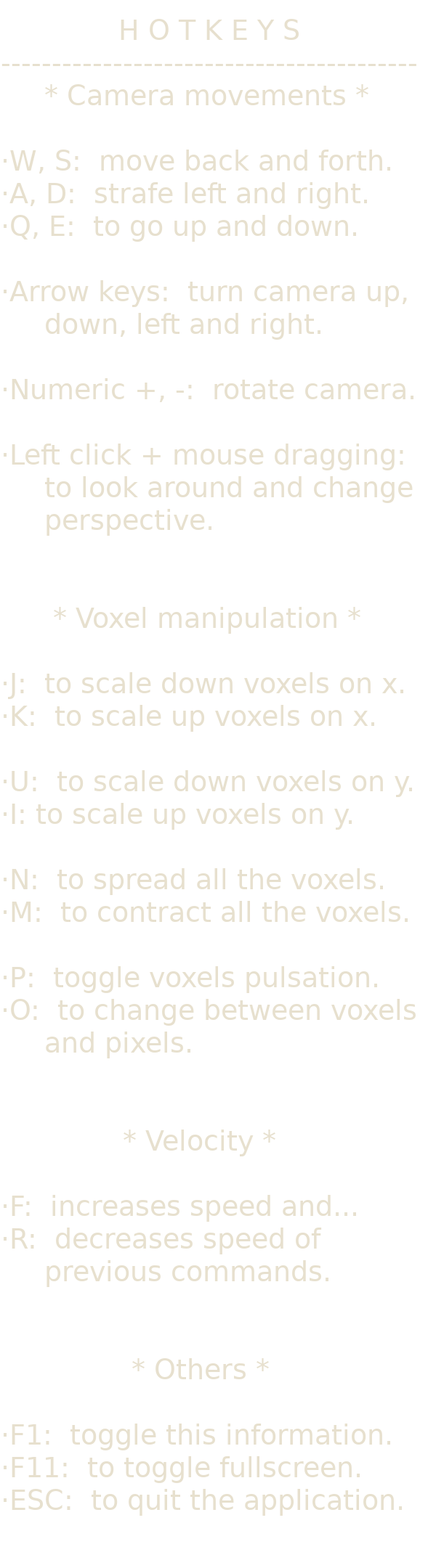
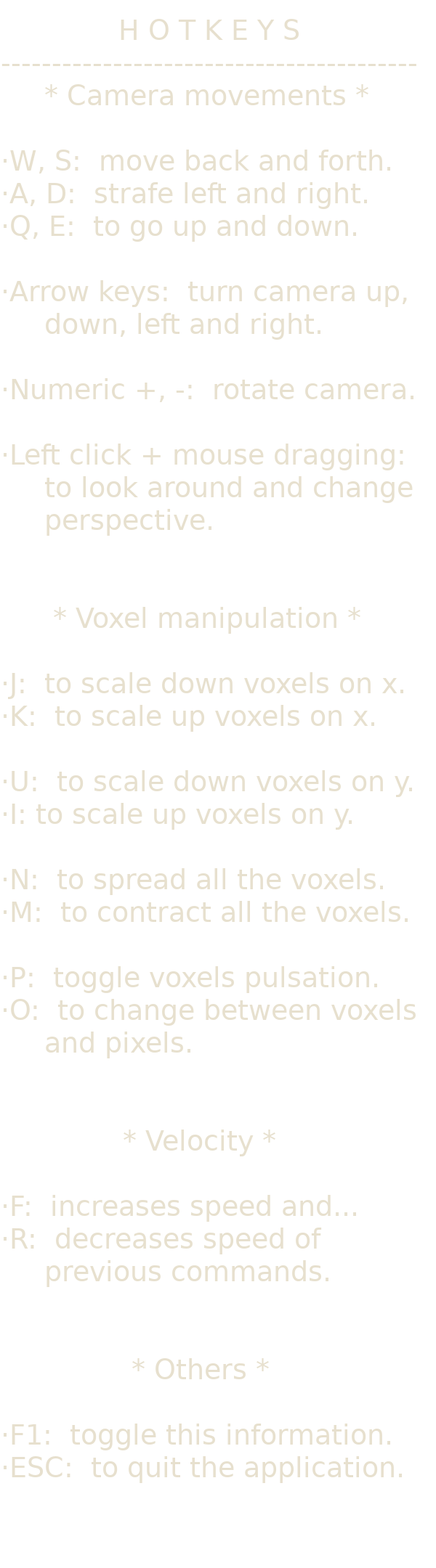
Before/after of a 436px x 1568px layered artwork. What changed in the layer stack:
painted on "H O T K E Y S ..." over (3, 1456, 402, 1516)
